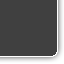
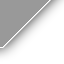
Layer changes from the first 64×64 image to the second:
hid "Layer 3" over (0, 0, 57, 56)
added layer "Layer 6" above "Layer 0" over (0, 0, 49, 47)
